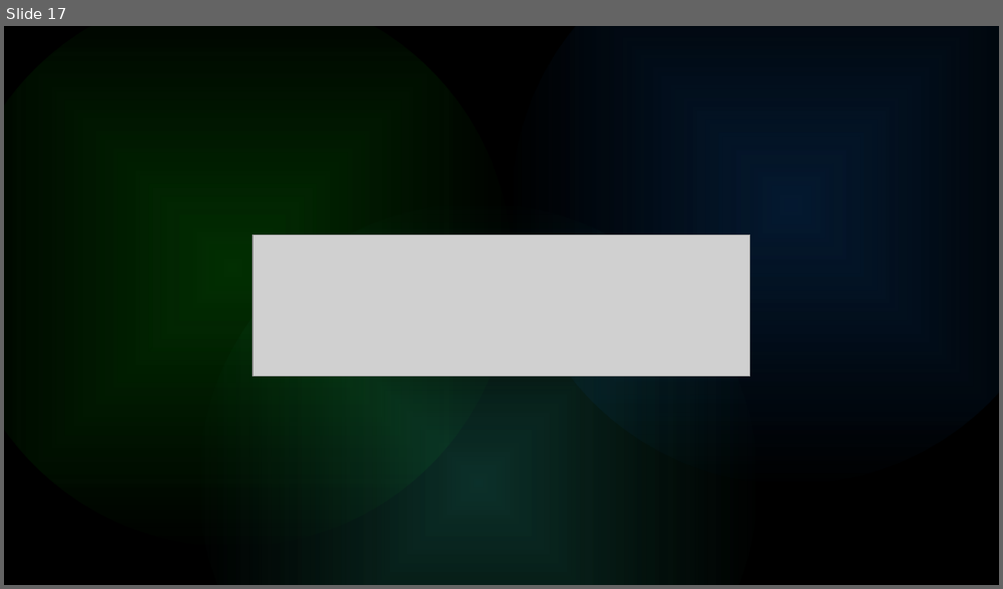
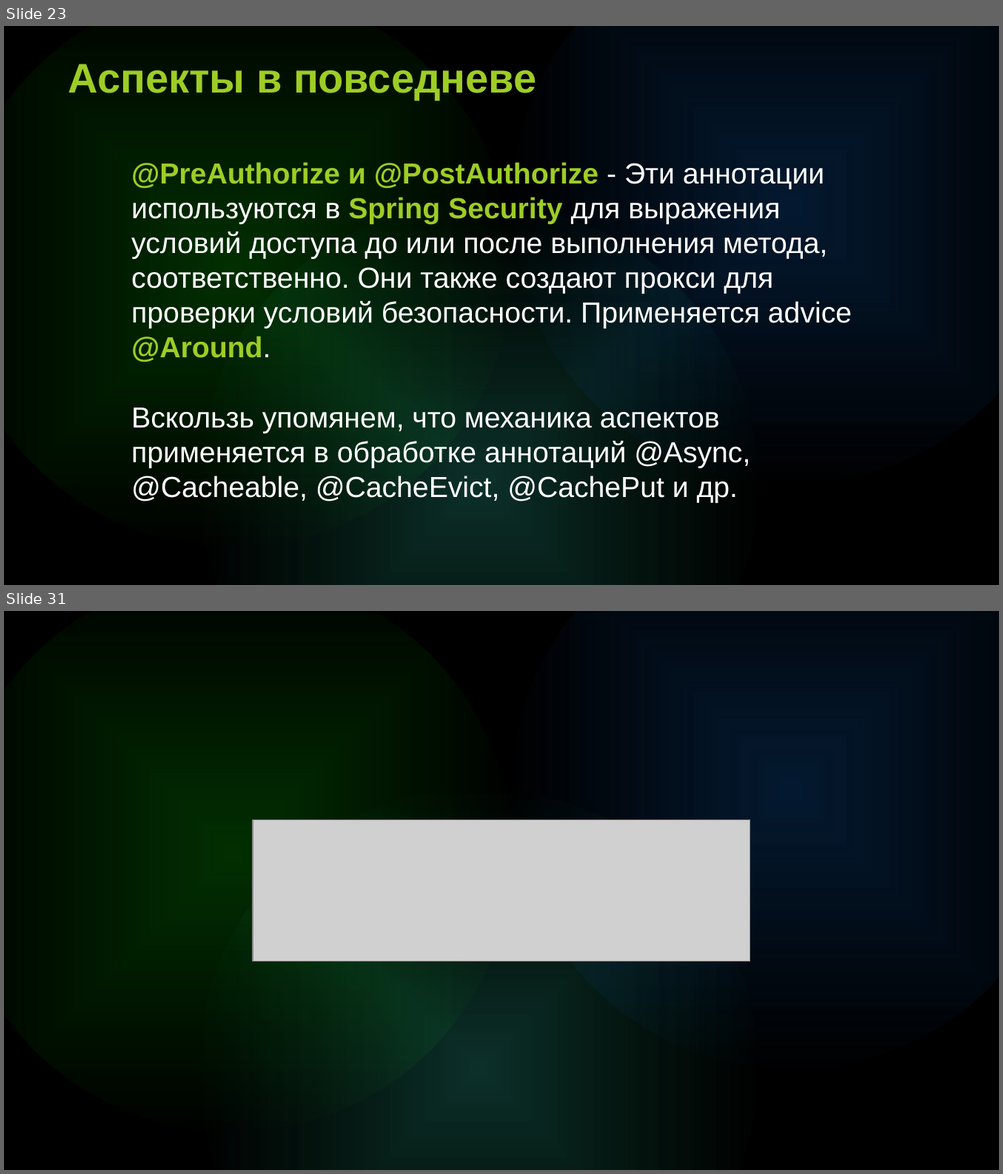
Before and after one commit to i-gabdrahmanov/lectures, a slide deck: Aop for school 21/AOP.pptx. Shown one above the other, each under a label of ours: slide 17 before the commit, slides 23 and 31 after it; the slides between them are not shown. The pictures are 1003x589 and 1003x1174 pixels, drawn with LibreOffice and Linux fonts; fonts in the diff are those of the drawing; grey boxes stand for pictures. Boxes give left, top, right and bottom in pixels: in the first picture for what was removed or moved away, otherwise in the second. Text is boxed around its words. In the diff, an @@ line names an element or a change of style, - is before the commit and + after.

```diff
--- a/Aop for school 21/AOP.pptx
+++ b/Aop for school 21/AOP.pptx
@@ slide 23 added at [4, 26, 999, 585], background #000000; not listed: 3 template elements that a slide beside it also shows @@
@@ text added at [68, 64, 536, 99], 40 pt, text gradient #34E234 to #9DCD25 to #F2E800 to #00A4E0 to #0086D0, bold @@
+Аспекты в повседневе
@@ text added at [131, 162, 851, 503], 28 pt, text #FFFFFF @@
+@PreAuthorize и @PostAuthorize - Эти аннотации используются в Spring Security для выражения условий доступа до или после выполнения метода, соответственно. Они также создают прокси для проверки условий безопасности. Применяется advice @Around.
+Вскользь упомянем, что механика аспектов применяется в обработке аннотаций @Async, @Cacheable, @CacheEvict, @CachePut и др.
@@ what was slide 17 is now slide 31 @@
```
Also in this commit, not shown: 28 other slides added, 15 slides removed, 3 other files.
